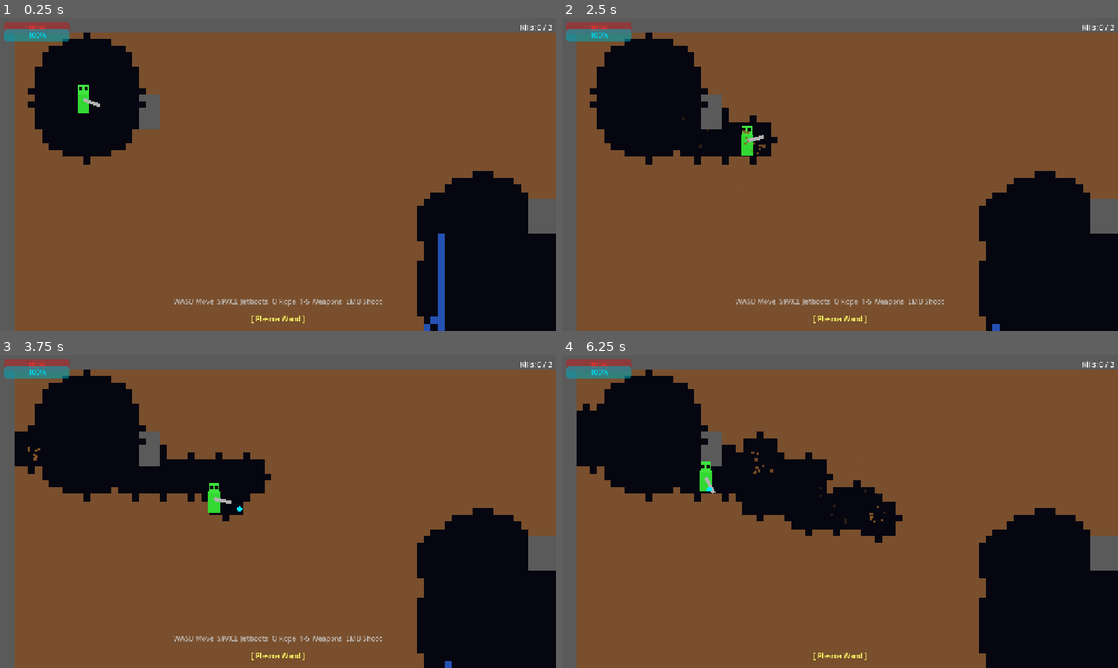
Above: before the commit, frames 1-4 (two rows, left to right).
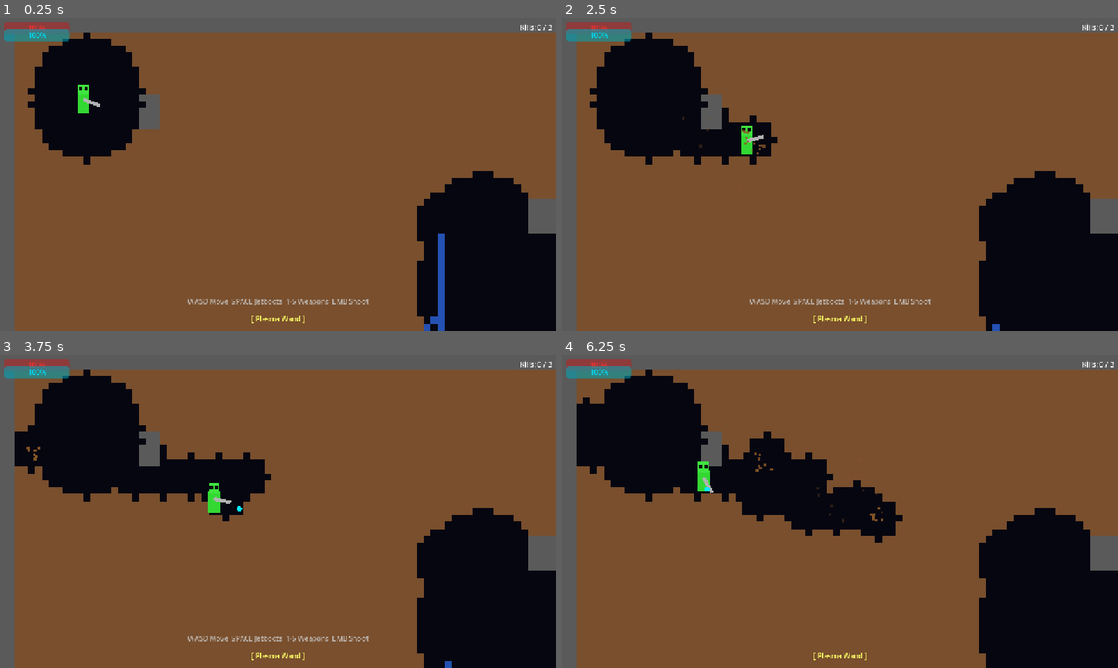
Above: after the commit, the same moments.

Repository: ikoj/BigLeap
Game: Godot game, scene res://scenes/Main.tscn
Same seed, same stepped clock (60 frames per second), same inputs: the game is played once before the commit and once after it.
Inputs (mouse positions are in pixels of both pictures, inside the frame that each line leads up to):
- Up to frame 1 (0.25 s): no input
- Up to frame 2 (2.5 s): tap Enter (ui_accept) at 0.5, 0.77 s; move the mouse to (962, 158) at 0.52 s; hold Right (ui_right) 0.53-1.25 s; tap Q (rope, bound only before the commit) at 0.6, 2.3 s; click (962, 158) at 0.67 s; drag from (728, 190) to (812, 237) at 1.27 s; move the mouse to (895, 105) at 2.02 s; press the mouse at (895, 105) at 2.03 s; hold Right (ui_right) from 2.03 s (still down)
- Up to frame 3 (3.75 s): release Right (ui_right) at 2.75 s; release the mouse at (333, 442) at 2.75 s; drag from (250, 574) to (111, 464) at 2.77 s; move the mouse to (444, 558) at 3.52 s; hold Left (ui_left) from 3.53 s (still down); tap Q (rope, bound only before the commit) at 3.6 s; click (444, 558) at 3.67 s
- Up to frame 4 (6.25 s): tap Enter (ui_accept) at 3.77 s; release Left (ui_left) at 4.25 s; drag from (673, 464) to (756, 433) at 4.27 s; move the mouse to (867, 511) at 5.02 s; press the mouse at (867, 511) at 5.03 s; hold Down (ui_down) 5.03-5.75 s; tap Q (rope, bound only before the commit) at 5.3 s; release the mouse at (867, 511) at 5.75 s; drag from (756, 433) to (728, 527) at 5.77 s

The runs differ from the first frame. In frame 1, 0.4% of the frame differs, in the area x 31-69%, y 89-93%; in frame 2, 0.4%; in frame 3, 0.4%; in frame 4, 0.6%, in the area x 2-59%, y 13-54%.
Error before the commit: Invalid assignment of index '0' (on base: 'Array') with value of type 'Vector2'. (res://scripts/rope.gd:27)

Commit message:
Remove rope feature and button
- player.gd: remove rope_active var, rope_node init, _handle_rope_input
  call, _try_cast_rope, _detach_rope, and rope cleanup in die()
- mobile_input.gd: remove _rope_just, consume_rope_just, set_rope_just
- mobile_controls.gd: remove rope_idx, ROPE_RECT, rope_btn and all
  rope touch handling
- MobileControls.tscn: remove RopeButton node and children
- HUD.tscn: remove 'Q Rope' from desktop controls hint
- project.godot: remove 'rope' input action

Made-with: Cursor

Diff:
--- a/project.godot
+++ b/project.godot
@@ -12,10 +12,6 @@
 
 compatibility/default_parent_skeleton_in_mesh_instance_3d=true
 
-[autoload]
-
-MobileInput="*res://scripts/mobile_input.gd"
-
 [application]
 
 config/name="NoitaLieroSoldat"
@@ -23,6 +19,10 @@
 run/main_scene="res://scenes/Main.tscn"
 config/features=PackedStringArray("4.6", "GL Compatibility")
 config/icon="res://icon.svg"
+
+[autoload]
+
+MobileInput="*res://scripts/mobile_input.gd"
 
 [display]
 
@@ -38,11 +38,6 @@
 "events": [Object(InputEventMouseButton,"resource_local_to_scene":false,"resource_name":"","device":-1,"window_id":0,"a …(252 unchanged characters)…
 ]
 }
-rope={
-"deadzone": 0.5,
-"events": [Object(InputEventKey,"resource_local_to_scene":false,"resource_name":"","device":-1,"window_id":0,"alt_pressed":false,"shift_pressed":false,"ctrl_pressed":false,"meta_pressed":false,"pressed":false,"keycode":81,"physical_keycode":81,"key_label":0,"unicode":113,"location":0,"echo":false,"script":null)
-]
-}
 
 [physics]
 
--- a/scenes/HUD.tscn
+++ b/scenes/HUD.tscn
@@ -48,7 +48,7 @@
 offset_top = 640.0
 offset_right = 1280.0
 offset_bottom = 665.0
-text = "WASD Move  SPACE Jetboots  Q Rope  1-5 Weapons  LMB Shoot"
+text = "WASD Move  SPACE Jetboots  1-5 Weapons  LMB Shoot"
 horizontal_alignment = 1
 theme_override_colors/font_color = Color(0.8, 0.8, 0.8, 0.8)
 
--- a/scenes/MobileControls.tscn
+++ b/scenes/MobileControls.tscn
@@ -52,27 +52,6 @@
 horizontal_alignment = 1
 theme_override_colors/font_color = Color(1.0, 1.0, 1.0, 0.9)
 
-[node name="RopeButton" type="Control" parent="."]
-offset_left = 1150.0
-offset_top = 490.0
-offset_right = 1240.0
-offset_bottom = 580.0
-mouse_filter = 2
-
-[node name="RopeBG" type="ColorRect" parent="RopeButton"]
-offset_right = 90.0
-offset_bottom = 90.0
-color = Color(0.8, 0.7, 0.2, 0.55)
-mouse_filter = 2
-
-[node name="RopeLabel" type="Label" parent="RopeButton"]
-offset_left = 5.0
-offset_top = 25.0
-offset_right = 85.0
-offset_bottom = 65.0
-text = "ROPE"
-horizontal_alignment = 1
-theme_override_colors/font_color = Color(1.0, 1.0, 1.0, 0.9)
 
 [node name="WeaponPrev" type="Control" parent="."]
 offset_left = 660.0
--- a/scripts/mobile_controls.gd
+++ b/scripts/mobile_controls.gd
@@ -5,7 +5,6 @@
 var joy_origin: Vector2 = Vector2.ZERO
 var aim_idx: int = -1
 var jump_idx: int = -1
-var rope_idx: int = -1
 var wprev_idx: int = -1
 var wnext_idx: int = -1
 
@@ -14,14 +13,12 @@
 const JOY_DEAD := 10.0
 
 const JUMP_RECT  := Rect2(10,  490, 90, 90)
-const ROPE_RECT  := Rect2(1150, 490, 90, 90)
 const WPREV_RECT := Rect2(660, 620, 70, 70)
 const WNEXT_RECT := Rect2(740, 620, 70, 70)
 const AIM_MIN_X  := 700.0
 
 @onready var joy_knob: Control = $LeftJoystick/Knob
 @onready var jump_btn: Control = $JumpButton
-@onready var rope_btn: Control = $RopeButton
 @onready var wprev_btn: Control = $WeaponPrev
 @onready var wnext_btn: Control = $WeaponNext
 @onready var joy_base: Control = $LeftJoystick
@@ -54,11 +51,6 @@
 		MobileInput.set_jump_just()
 		_highlight(jump_btn, true)
 		return
-	if rope_idx == -1 and ROPE_RECT.has_point(pos):
-		rope_idx = idx
-		MobileInput.set_rope_just()
-		_highlight(rope_btn, true)
-		return
 	if wprev_idx == -1 and WPREV_RECT.has_point(pos):
 		wprev_idx = idx
 		MobileInput.set_weapon_prev()
@@ -90,9 +82,6 @@
 		aim_idx = -1
 		MobileInput.shooting = false
 		MobileInput.aim_active = false
-	elif idx == rope_idx:
-		rope_idx = -1
-		_highlight(rope_btn, false)
 	elif idx == wprev_idx:
 		wprev_idx = -1
 		_highlight(wprev_btn, false)
--- a/scripts/mobile_input.gd
+++ b/scripts/mobile_input.gd
@@ -12,7 +12,6 @@
 var _last_aim_screen_pos: Vector2 = Vector2(960.0, 360.0)
 
 var _jump_just: bool = false
-var _rope_just: bool = false
 var _weapon_prev: bool = false
 var _weapon_next: bool = false
 
@@ -45,12 +44,6 @@
 		return v
 	return Input.is_action_just_pressed("ui_accept")
 
-func consume_rope_just() -> bool:
-	if is_mobile:
-		var v = _rope_just
-		_rope_just = false
-		return v
-	return Input.is_action_just_pressed("rope")
 
 func is_shooting() -> bool:
 	if is_mobile:
@@ -84,9 +77,6 @@
 func set_jump_just() -> void:
 	_jump_just = true
 
-func set_rope_just() -> void:
-	_rope_just = true
-
 func set_weapon_prev() -> void:
 	_weapon_prev = true
 
--- a/scripts/player.gd
+++ b/scripts/player.gd
@@ -12,11 +12,9 @@
 var fuel: float
 var weapon_index: int = 0
 var weapons: Array = []
-var rope_active: bool = false
 var is_dead: bool = false
 var shoot_cooldown: float = 0.0
 var terrain_ref: Node = null
-var rope_node: Rope = null
 var kills: int = 0
 var velocity: Vector2 = Vector2.ZERO
 var on_floor: bool = false
@@ -41,8 +39,6 @@
 	health = max_health
 	fuel = max_fuel
 	weapons = WeaponData.all_weapons()
-	rope_node = Rope.new()
-	get_parent().add_child(rope_node)
 	add_to_group("characters")
 
 func _process(delta: float) -> void:
@@ -58,7 +54,6 @@
 	shoot_cooldown = max(0.0, shoot_cooldown - delta)
 	_handle_input(delta)
 	_apply_physics(delta)
-	_handle_rope_input()
 	_handle_shoot()
 
 func _handle_input(delta: float) -> void:
@@ -148,31 +143,6 @@
 		return
 	jet_particles.visible = (not on_floor) and MobileInput.is_jump_held() and fuel > 0.0
 
-func _handle_rope_input() -> void:
-	if MobileInput.consume_rope_just():
-		if rope_active:
-			_detach_rope()
-		else:
-			_try_cast_rope()
-
-func _try_cast_rope() -> void:
-	if terrain_ref == null:
-		return
-	var aim_pos = MobileInput.get_aim_world_pos(get_viewport())
-	var dir = (aim_pos - global_position).normalized()
-	var step = float(Terrain.TILE_PX)
-	for i in range(1, 26):
-		var check_pos = global_position + dir * step * i
-		var t = terrain_ref.tile_at(check_pos)
-		if t == Terrain.STONE or t == Terrain.DIRT:
-			rope_active = true
-			rope_node.attach(check_pos, self)
-			return
-
-func _detach_rope() -> void:
-	rope_active = false
-	rope_node.detach()
-	velocity *= 1.2
 
 func _handle_shoot() -> void:
 	if not MobileInput.is_mobile:
@@ -235,8 +205,6 @@
 		return
 	is_dead = true
 	visible = false
-	if rope_active:
-		_detach_rope()
 	_spawn_limbs()
 	player_died.emit()
 
Not shown: 1 places in scenes/MobileControls.tscn that only renumber resources
